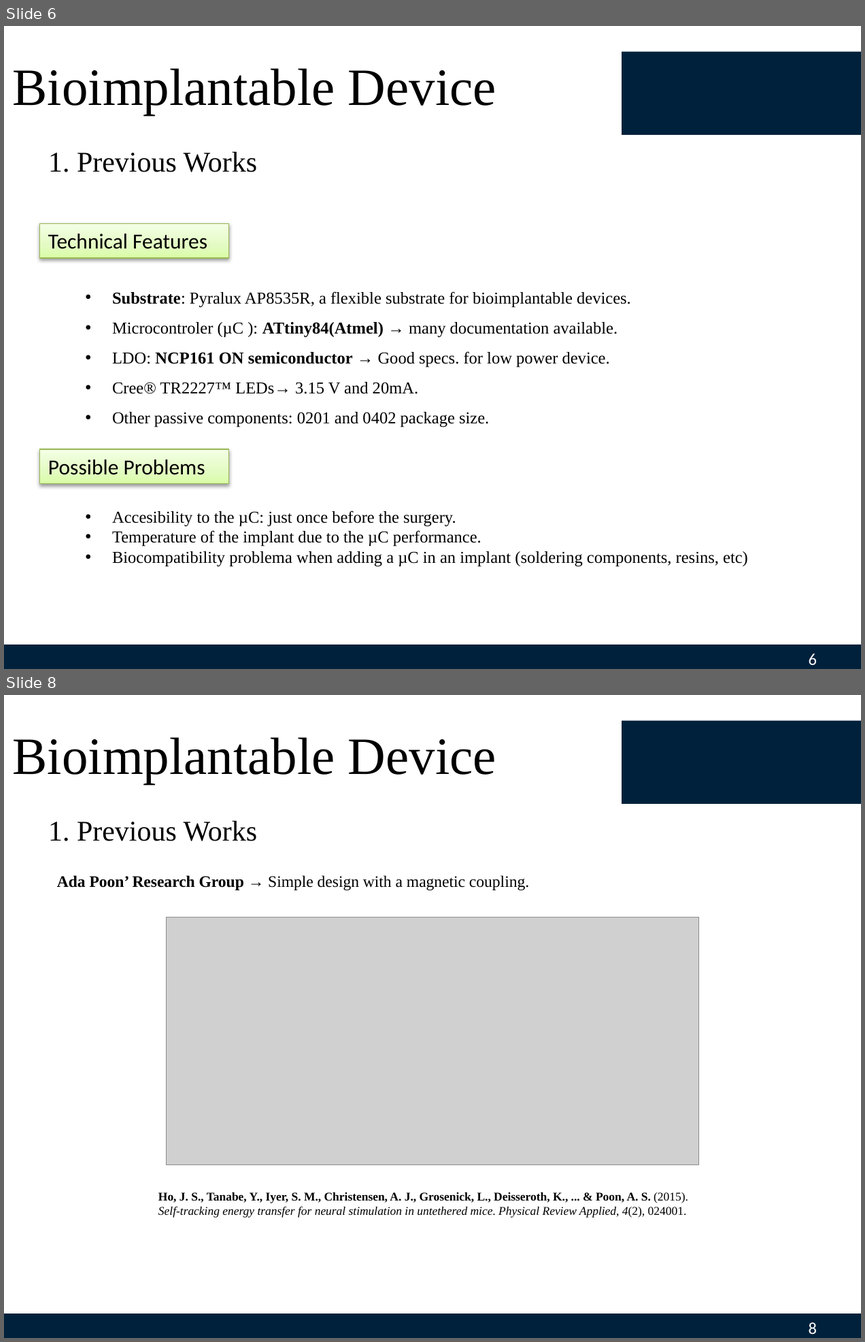
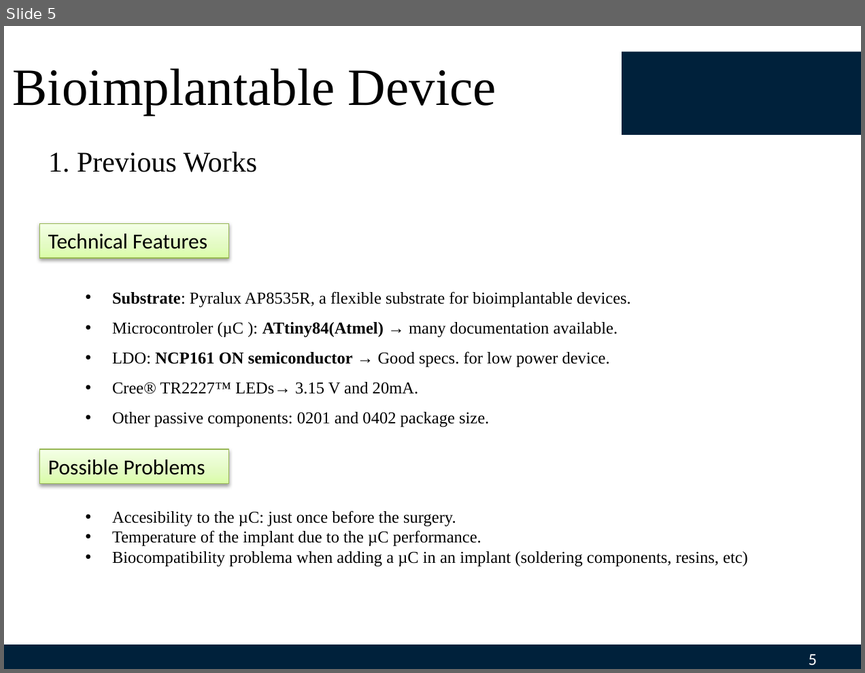
Before and after one commit to GGChe/Bioimplantable_Device, a slide deck: Individual_Contribution/GabrielGaleote/May 15th/May15th.pptx. Shown one above the other, each under a label of ours: slides 6 and 8 before the commit, slide 5 after it; the slides between them are not shown. The pictures are 865x1342 and 865x673 pixels, drawn with LibreOffice and Linux fonts; fonts in the diff are those of the drawing; grey boxes stand for pictures; background and template pictures are left out. Boxes give left, top, right and bottom in pixels: in the first picture for what was removed or moved away, otherwise in the second. Text is boxed around its words. In the diff, an @@ line names an element or a change of style, - is before the commit and + after.

```diff
--- a/Individual_Contribution/GabrielGaleote/May 15th/May15th.pptx
+++ b/Individual_Contribution/GabrielGaleote/May 15th/May15th.pptx
@@ slide 8 removed at bbox=[4, 695, 861, 1338], background #FFFFFF; not listed: 3 template elements that a slide beside it also shows @@
@@ title removed at bbox=[13, 737, 496, 784] @@
-Bioimplantable Device
@@ text removed at bbox=[48, 821, 258, 841] @@
-1. Previous Works
@@ text removed at bbox=[57, 875, 529, 890] @@
-Ada Poon’ Research Group → Simple design with a magnetic coupling.
@@ picture removed at bbox=[166, 917, 698, 1164] @@
@@ text removed at bbox=[158, 1192, 688, 1217] @@
-Ho, J. S., Tanabe, Y., Iyer, S. M., Christensen, A. J., Grosenick, L., Deisseroth, K., ... & Poon, A. S. (2015). Self-tracking energy transfer for neural stimulation in untethered mice. Physical Review Applied, 4(2), 024001.
@@ what was slide 6 is now slide 5 @@
@@ page number at bbox=[808, 654, 817, 665]: text changed @@
-6
+5
```
Also in this commit, not shown: 1 slide changed, 2 slides added, 7 other slides removed.
